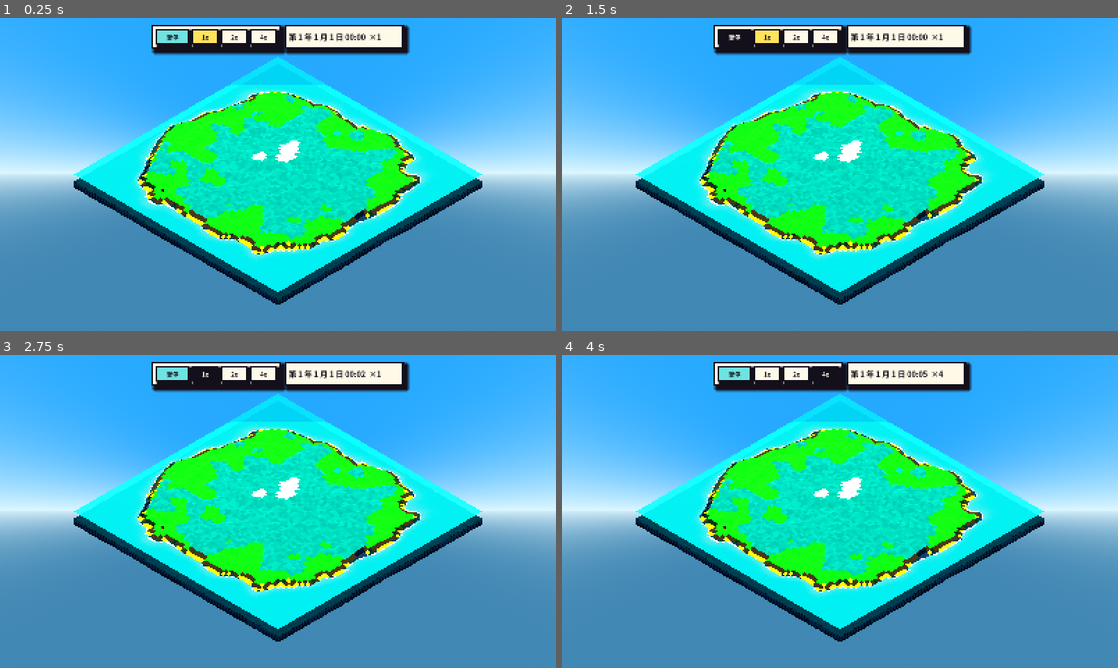
Above: before the commit, frames 1-4 (two rows, left to right).
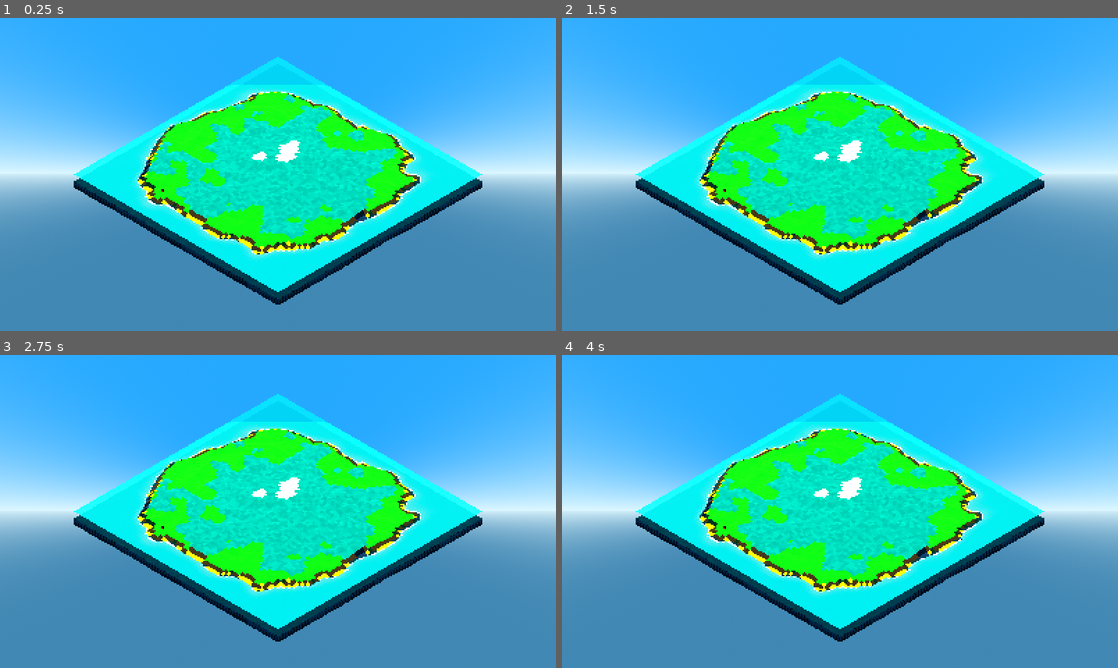
Above: after the commit, the same moments.

Repository: BitToNet/mc-npr-godot
Game: Godot game, scene res://scenes/dev/strategic_shots.tscn
Same seed, same stepped clock (60 frames per second), same inputs: the game is played once before the commit and once after it. This scene is started directly instead of the project's main scene.
Inputs (mouse positions are in pixels of both pictures, inside the frame that each line leads up to):
- Up to frame 1 (0.25 s): no input
- Up to frame 2 (1.5 s): click (734, 36) at 0.5 s, where only the run before the commit has a clickable "暂停"; click (734, 36) at 1.25 s, where only the run before the commit has a clickable "继续"
- Up to frame 3 (2.75 s): click (205, 373) at 2 s, where only the run before the commit has a clickable "1x"
- Up to frame 4 (4 s): click (795, 373) at 2.75 s, where only the run before the commit has a clickable "2x"; click (823, 373) at 3.5 s, where only the run before the commit has a clickable "4x"

The runs differ from the first frame. In frame 1, 4.5% of the frame differs, in the area x 27-74%, y 2-12%; in frame 2, 4.5%; in frame 3, 4.5%; in frame 4, 4.5%.

Commit message:
feat(tools): S1.4b 截图钉游戏时钟 + 时间条取证开关
## 背景 / 为什么
时间条把 `game_time` 搬上了屏幕。`game_time` 随物理帧推进，而窗口打开要花多少个物理帧是不定的
⇒ 同一个 `--shots` 批次两次运行会差在"日期数字"上，`B-` 门禁的"逐位一致"立刻失效。所以本批的
取证通道必须先把游戏时钟钉住；这不是附属品，是时间条能上屏的前提。

## 改动内容
- `scripts/core/capture.gd`
  - 新参数 `--game-time=<游戏秒>`（默认 `43200` = 第 1 天 12:00，与舞台的正午一致）
  - `_pin_shot_clock_sec()`：取样前调 `GameState.pin_time(t)`（`_pinned` 时 `_physics_process`
    直接 return ⇒ `game_time` 与 `playtime` 都不动），并打印钉住的日期进日志
  - `--bench` 不钉：性能批次要的是真实时钟，bench 报告不是 `B-` 证据
- `scripts/dev/strategic_shots.gd`
  - 新参数 `--hud=1`（默认 **隐藏**时间条）—— S1.3d 的四张 `B-` 相册因此逐字节不变
  - 顺带登记：队伍自 S1.4b 起由 `simulation_tick` 推进，`--march=` 的 `stop()` 冻结纪律不变

## 验收与验证
- 同一批次连跑两次 `--shots --out=.shots/s14b`：日志两行 `[capture] 游戏时钟钉在 43200 游戏秒
  （第 1 年 1 月 1 日 12:00）`，`sha256` 相同
- `--headless` 起主场景 `--quit-after 120`：退出码 0、日志 0 ERROR（`--game-time` 默认值不影响正常启动）
- 取证图：`.shots/s14b/s14b_hud.png`（1600×900，678 130 B，`30e4e693…`）
- S1.3d 四张相册未变：`strategic_shots` 默认隐藏 HUD

## 影响与风险
- `pin_time()` 只影响取证/用例，正常游玩不调用
- 已知限制：`--game-time` 只在 `--shots`/`--shot=` 批次里生效（`capture.gd` 只在显式截图标志下工作，
  S0.2 已定的规则）

## 关联
- Roadmap: S1.4b；Docs: `docs/ENGINEERING.md` §9.17.5

Diff:
--- a/scripts/core/capture.gd
+++ b/scripts/core/capture.gd
@@ -169,6 +169,11 @@
 var _warmup := 40
 var _realtime := false
 var _clock_hz := 60.0
+## S1.4b — the game clock a capture batch is shot at, in game seconds.  Default is
+## 12:00 of day 1 (`43200`), the same instant `STAGE_TIME` pins the sun to, so the
+## bar and the lighting agree.  `--game-time=` overrides it (S1.4d shoots 04:00 /
+## 12:00 / 21:00 with it).
+var _shot_clock_sec := 43200.0
 ## S1.0b — `--scene=` 的值；空串表示"用 `run/main_scene`"。
 var _scene_override := ""
 
@@ -242,6 +247,10 @@
 			_realtime = true
 		elif a.begins_with("--clock-hz="):
 			_clock_hz = a.split("=", true, 1)[1].to_float()
+		elif a.begins_with("--game-time="):
+			# S1.4b — 游戏的时刻（游戏秒）。纯修饰符：钉住后 HUD 上的日期是一张常数，
+			# 截图才可能逐字节可复现（见 `_pin_shot_clock_sec`）。
+			_shot_clock_sec = a.split("=", true, 1)[1].to_float()
 		elif a == "--noquit":
 			_quit = false
 	if not want:
@@ -337,6 +346,25 @@
 		printerr("[capture] 场景换了但相机组里还有 ", rigs.size(), " 台")
 		return false
 	return true
+
+
+## S1.4b — freeze the **game** clock for the batch.  The render clock was already made
+## deterministic (S0.6), but the time bar renders `game_time`, and `game_time` advances
+## on physics frames: two runs of the same case would differ by however many steps the
+## window happened to take while opening.  Pinning makes the date on screen a constant
+## of the batch, exactly like `start_time` pins the sun.
+##
+## `--bench` wants wall-clock behaviour for its perf numbers, so it keeps a running
+## clock: a bench report is not `B-` evidence.
+func _pin_shot_clock_sec() -> void:
+	if _bench:
+		return
+	var gs := get_node_or_null("/root/GameState")
+	if gs == null:
+		return
+	gs.call("pin_time", _shot_clock_sec)
+	print("[capture] 游戏时钟钉在 %.0f 游戏秒（%s）" % [
+		_shot_clock_sec, String(gs.call("date_text"))])
 
 
 func _run() -> void:
@@ -361,6 +389,7 @@
 		print("[capture] 时钟=确定性 %.1fHz（可复现；--realtime 可关闭）" % _clock_hz)
 	else:
 		print("[capture] 时钟=真实 delta（--realtime，截图不保证可复现）")
+	_pin_shot_clock_sec()
 	# let the world build + a few frames of wave/wind animation settle
 	for i in _warmup:
 		await get_tree().process_frame
--- a/scripts/dev/strategic_shots.gd
+++ b/scripts/dev/strategic_shots.gd
@@ -71,6 +71,9 @@
 ## road itself (`--route=1` not needed); with `--route=1` the polyline is painted too, without
 ## it the frame stays clean —— that is how the S1.3d close-up is shot.
 var march_seconds := 0.0
+## S1.4b — keep the time bar on the plate (`--hud=1`) or hide it (default).
+var show_hud := false
+
 const StyleDef := preload("res://scripts/core/style.gd")
 
 
@@ -88,6 +91,8 @@
 			with_route = a.split("=", true, 1)[1].to_int() != 0
 		elif a.begins_with("--march="):
 			march_seconds = a.split("=", true, 1)[1].to_float()
+		elif a.begins_with("--hud="):
+			show_hud = a.split("=", true, 1)[1].to_int() != 0
 	if not TIERS.has(tier_name):
 		push_warning("[shots] 未知 --tier='%s'，回退 global" % tier_name)
 		tier_name = "global"
@@ -115,6 +120,12 @@
 	map = ps.instantiate() as Node3D
 	map.name = "StrategicMap"
 	add_child(map)
+	# S1.4b — the album plates are 3D evidence (S1.3d): the time bar is a HUD, and
+	# hiding it is what keeps those four sha256 values byte-identical after the bar
+	# landed.  A batch that *wants* the bar (S1.4d's hour plates) passes `--hud=1`.
+	var bar: Node = map.get("time_bar")
+	if bar is CanvasLayer and not show_hud:
+		(bar as CanvasLayer).visible = false
 	var cam: Node3D = map.get("camera") as Node3D
 	if cam == null:
 		push_error("[shots] 战略图没有相机，取景失败")
